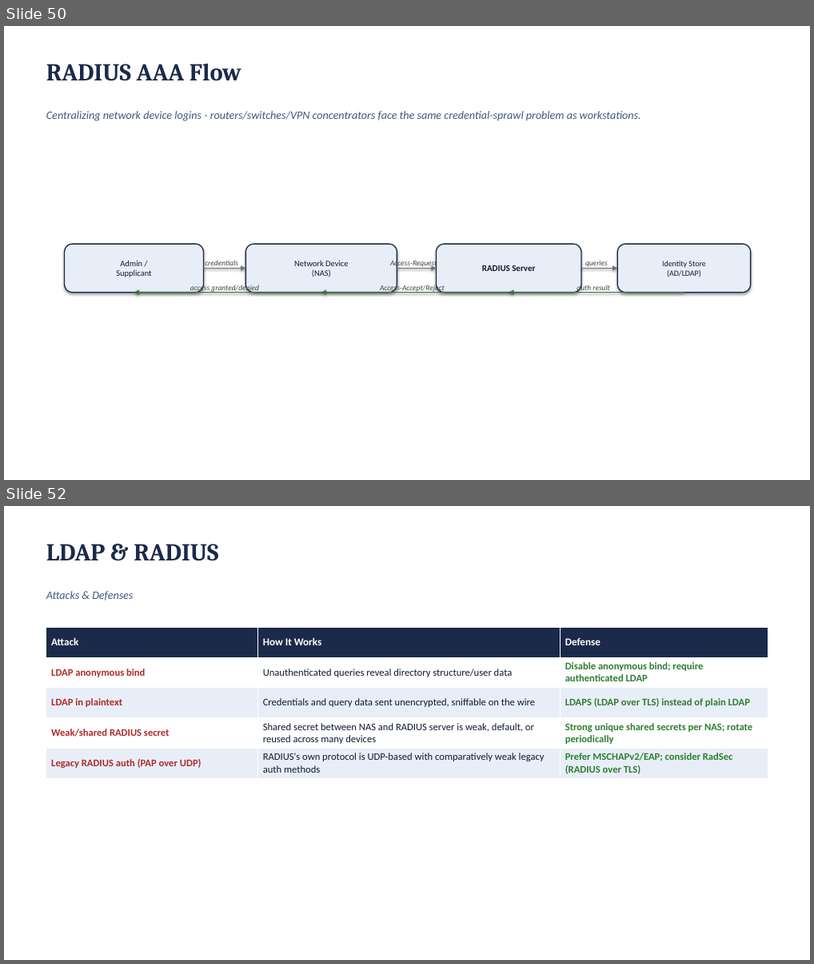
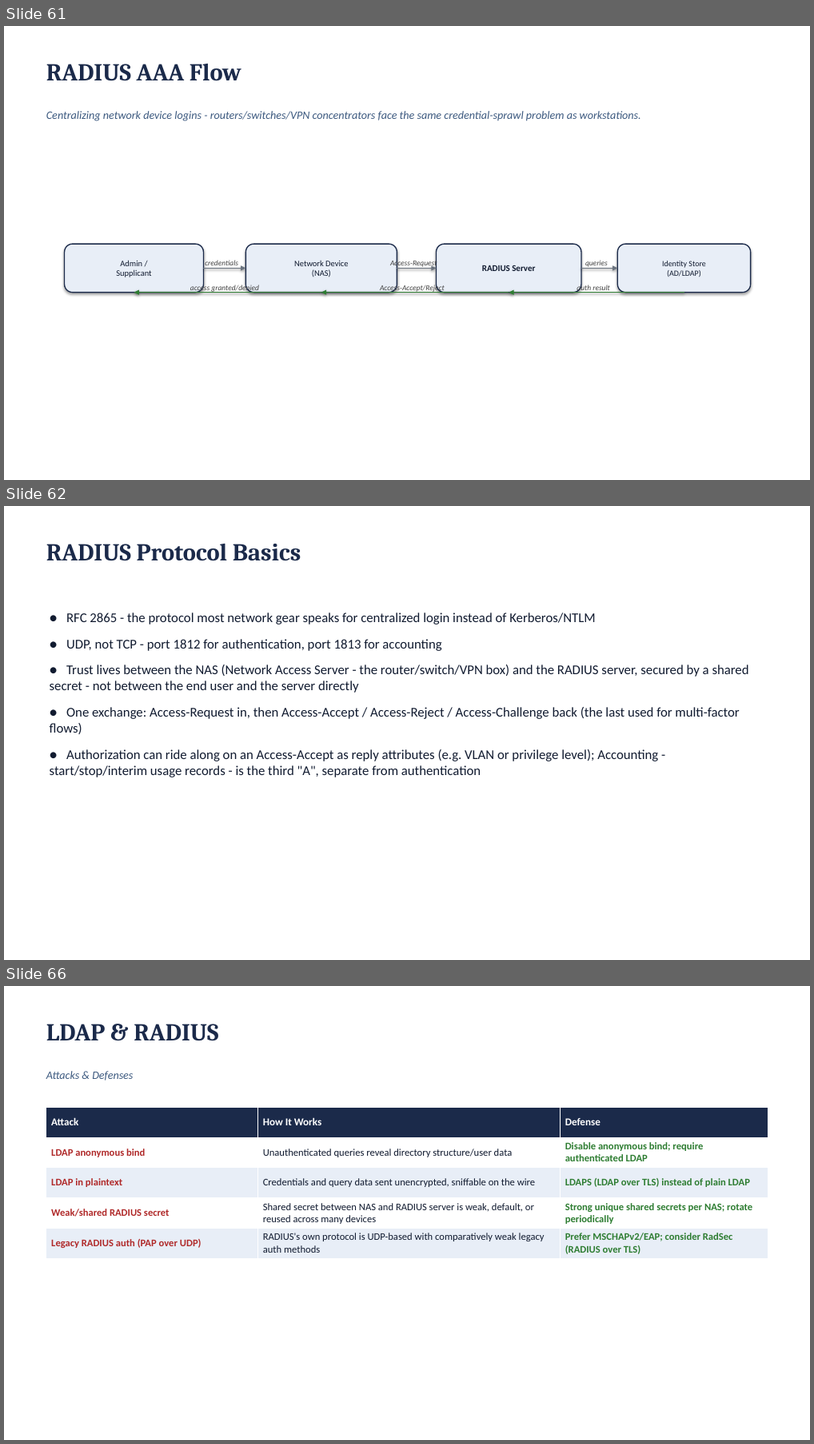
Before and after one commit to BYU-CYBER-444/byu-cyber-444.github.io, a slide deck: lectures/CYBER444_Week03_Windows_Server_Administration.pptx. Shown one above the other, each under a label of ours: slides 50 and 52 before the commit, slides 61, 62 and 66 after it; the slides between them are not shown. The pictures are 814x964 and 814x1444 pixels, drawn with LibreOffice and Linux fonts; fonts in the diff are those of the drawing. Boxes give left, top, right and bottom in pixels: in the first picture for what was removed or moved away, otherwise in the second. Text is boxed around its words. In the diff, an @@ line names an element or a change of style, - is before the commit and + after.

```diff
--- a/lectures/CYBER444_Week03_Windows_Server_Administration.pptx
+++ b/lectures/CYBER444_Week03_Windows_Server_Administration.pptx
@@ slide 62 added at box(4, 506, 810, 960), background #FFFFFF @@
@@ text added at box(46, 544, 301, 561), 29 pt, text #1B2A4A, bold @@
+RADIUS Protocol Basics
@@ text added at box(50, 612, 750, 777), 16 pt, text #111B30 @@
+● RFC 2865 - the protocol most network gear speaks for centralized login instead of Kerberos/NTLM
+● UDP, not TCP - port 1812 for authentication, port 1813 for accounting
+● Trust lives between the NAS (Network Access Server - the router/switch/VPN box) and the RADIUS server, secured by a shared secret - not between the end user and the server directly
+● One exchange: Access-Request in, then Access-Accept / Access-Reject / Access-Challenge back (the last used for multi-factor flows)
+● Authorization can ride along on an Access-Accept as reply attributes (e.g. VLAN or privilege level); Accounting - start/stop/interim usage records - is the third "A", separate from authentication
@@ what was slide 50 is now slide 61 @@
@@ what was slide 52 is now slide 66 @@
```
Also in this commit, not shown: 15 slides changed, 14 other slides added, 1 slide removed, 2 other files.
